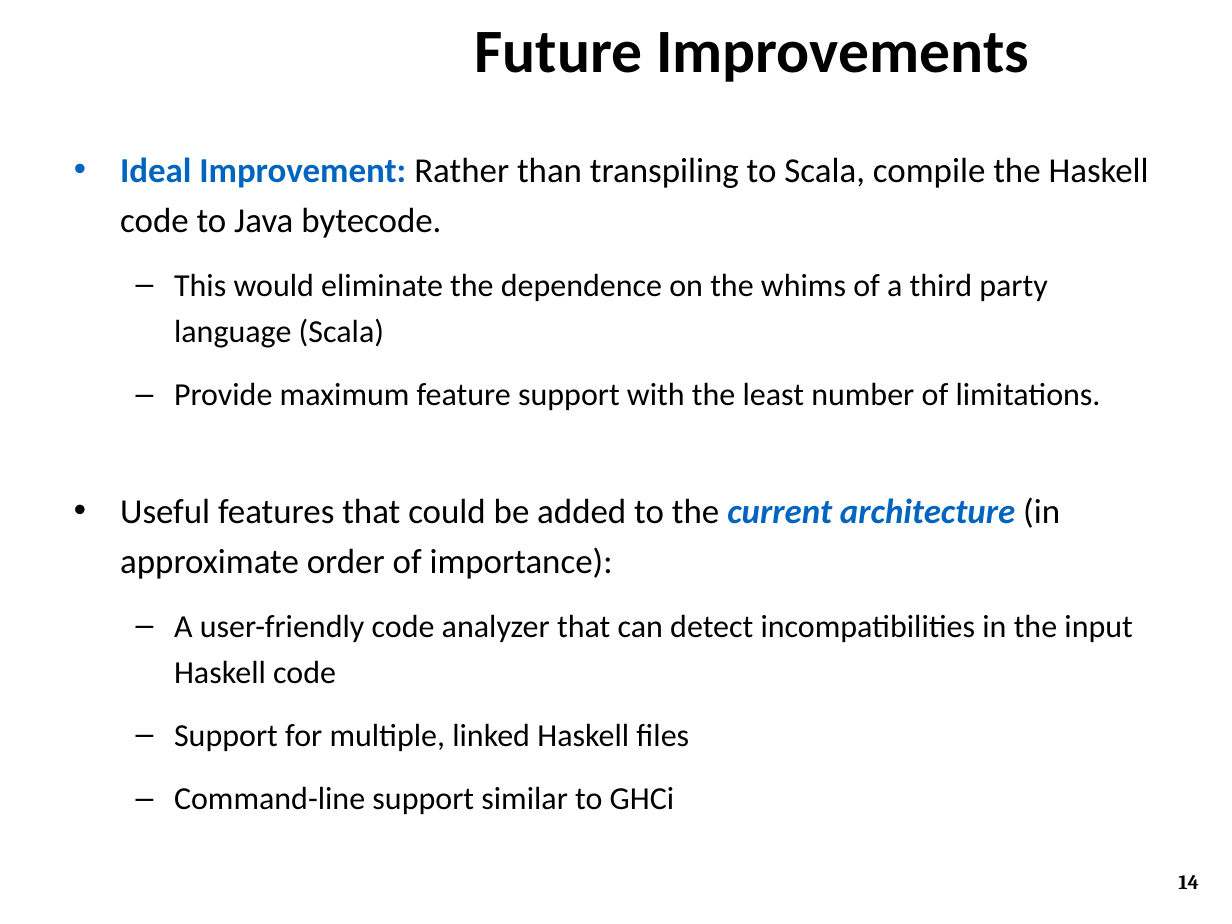
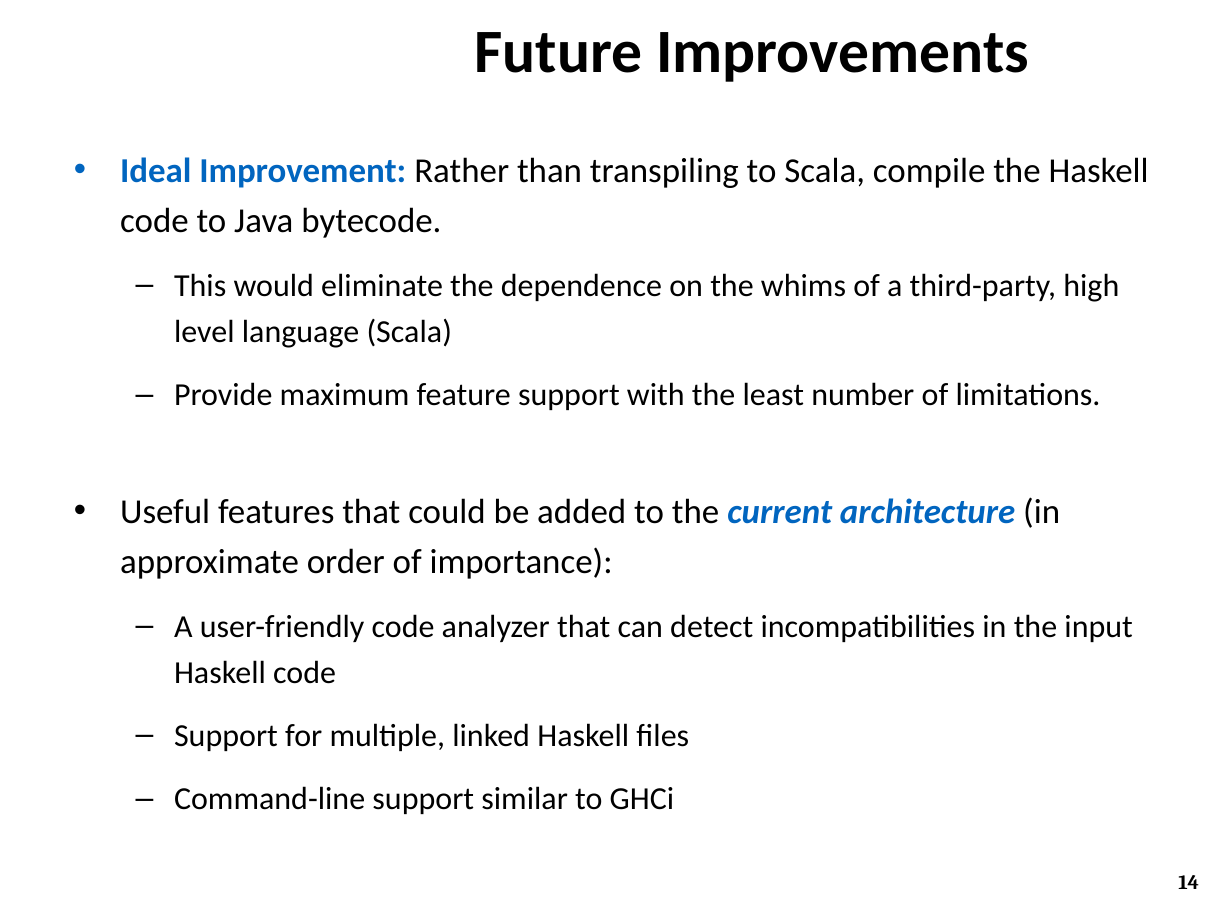
Before and after one commit to ZaydH/CS252, a slide deck: slide 14 of Project/Project_Presentation/Zayd_Hammoudeh_-_HamSkill_Run_Haskell_Anywhere.pptx. Drawn at 1232x924 pixels with LibreOffice and Linux fonts; fonts in the diff are those of the drawing; background and template pictures are left out. Boxes give left, top, right and bottom in pixels: in the first picture for what was removed or moved away, otherwise in the second. Text is boxed around its words. In the diff, an @@ line names an element or a change of style, - is before the commit and + after.

```diff
--- a/Project/Project_Presentation/Zayd_Hammoudeh_-_HamSkill_Run_Haskell_Anywhere.pptx
+++ b/Project/Project_Presentation/Zayd_Hammoudeh_-_HamSkill_Run_Haskell_Anywhere.pptx
@@ text at [174,273,1119,348]: text changed @@
-  – This would eliminate the dependence on the whims of a third party language (Scala)
+  – This would eliminate the dependence on the whims of a third-party, high level language (Scala)
```
Also in this commit, not shown: 5 other slides changed.
